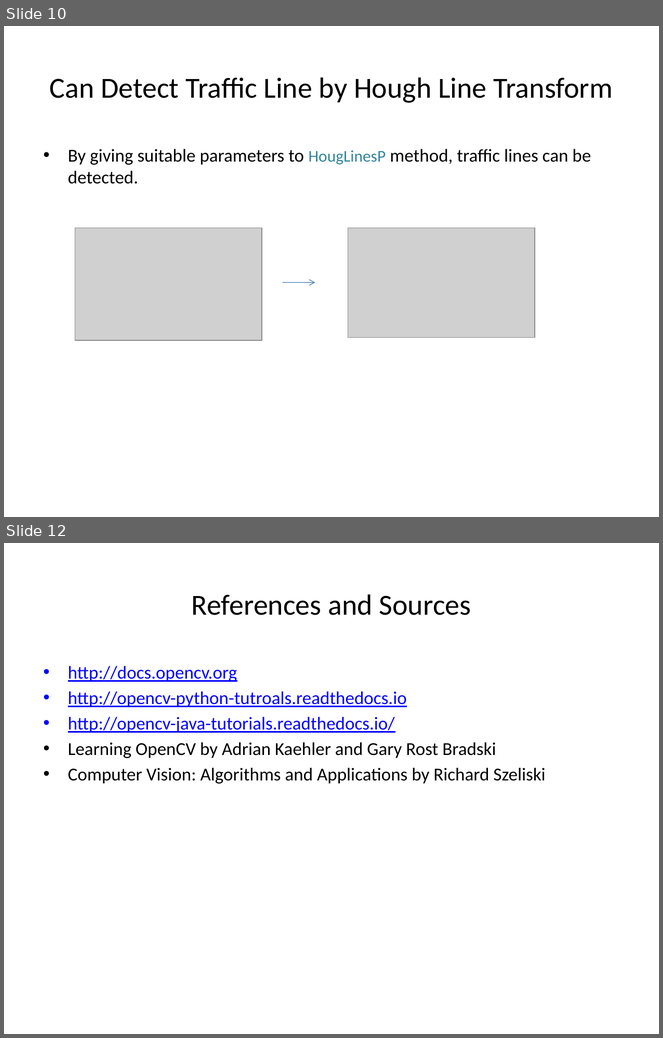
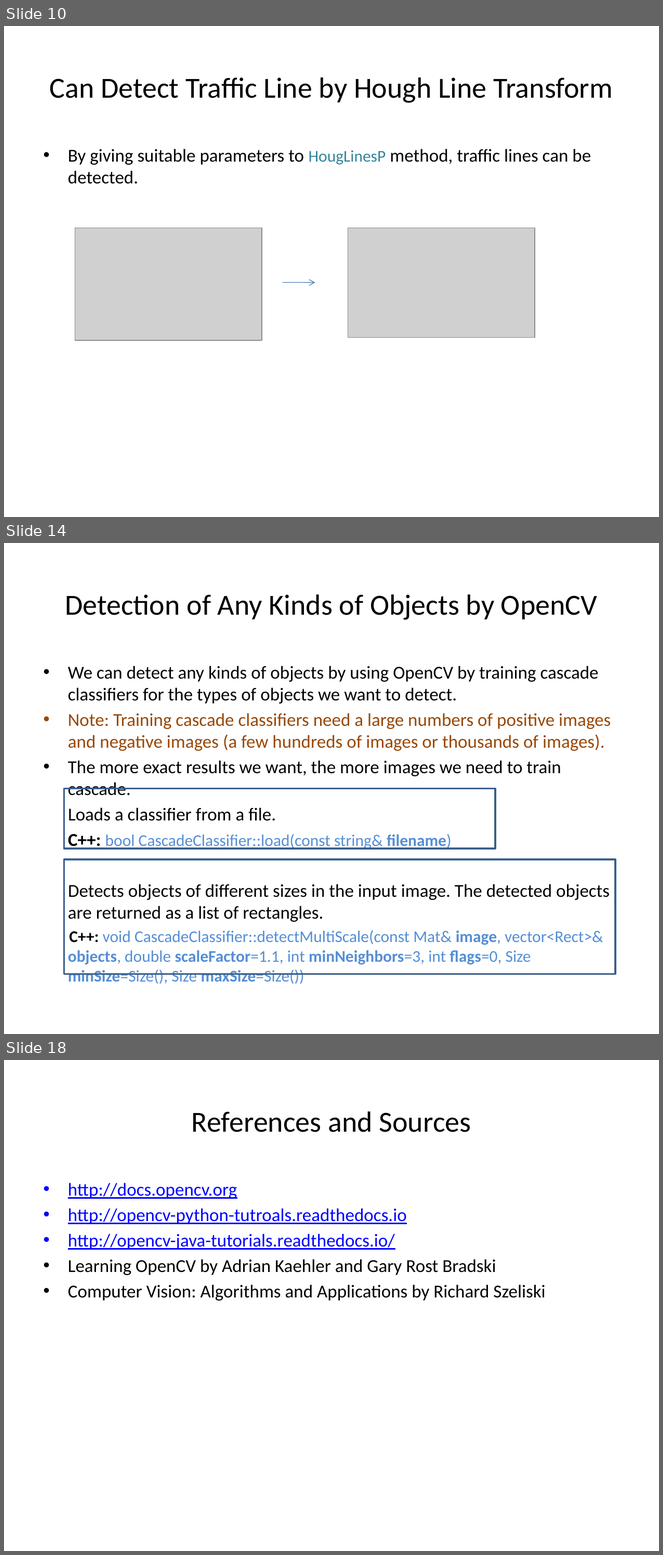
Before and after one commit to aungmyohtet/OpenCVJavaSample, a slide deck: KnowledgeOfImageProcessing.pptx. Shown one above the other, each under a label of ours: slides 10 and 12 before the commit, slides 10, 14 and 18 after it; the slides between them are not shown. The pictures are 663x1038 and 663x1555 pixels, drawn with LibreOffice and Linux fonts; fonts in the diff are those of the drawing; grey boxes stand for pictures. Boxes give left, top, right and bottom in pixels: in the first picture for what was removed or moved away, otherwise in the second. Text is boxed around its words. In the diff, an @@ line names an element or a change of style, - is before the commit and + after.

```diff
--- a/KnowledgeOfImageProcessing.pptx
+++ b/KnowledgeOfImageProcessing.pptx
@@ slide 14 added at box(4, 543, 659, 1034), background #FFFFFF @@
@@ title added at box(65, 594, 597, 620), 32 pt, text #000000 @@
+Detection of Any Kinds of Objects by OpenCV
@@ text added at box(68, 666, 611, 984), 20 pt, text #000000 @@
+• We can detect any kinds of objects by using OpenCV by training cascade classifiers for the types of objects we want to detect.
+• Note: Training cascade classifiers need a large numbers of positive images and negative images (a few hundreds of images or thousands of images).
+• The more exact results we want, the more images we need to train cascade.
+Loads a classifier from a file.
+C++: bool CascadeClassifier::load(const string& filename)
+Detects objects of different sizes in the input image. The detected objects are returned as a list of rectangles.
+C++: void CascadeClassifier::detectMultiScale(const Mat& image, vector<Rect>& objects, double scaleFactor=1.1, int minNeighbors=3, int flags=0, Size minSize=Size(), Size maxSize=Size())
@@ rectangle added at box(64, 788, 495, 849), outline #3A5F8C 2 pt @@
@@ rectangle added at box(64, 860, 616, 974), outline #3A5F8C 2 pt @@
@@ what was slide 12 is now slide 18 @@
```
Also in this commit, not shown: 3 slides changed, 5 other slides added.
